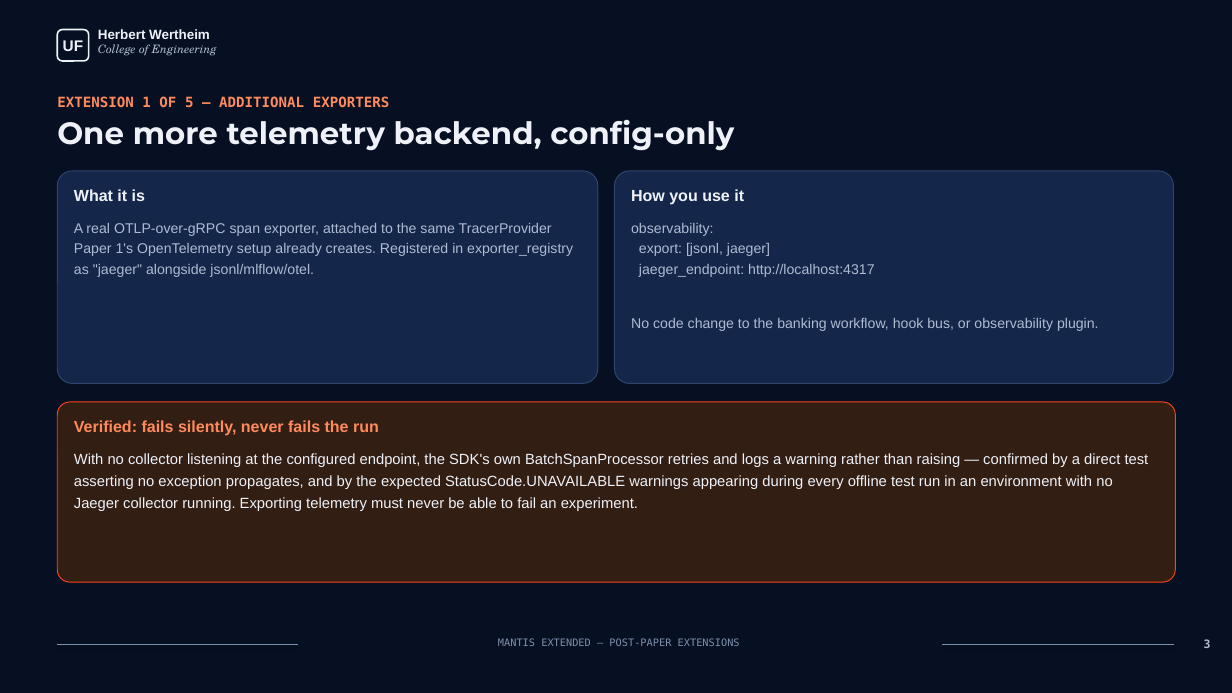
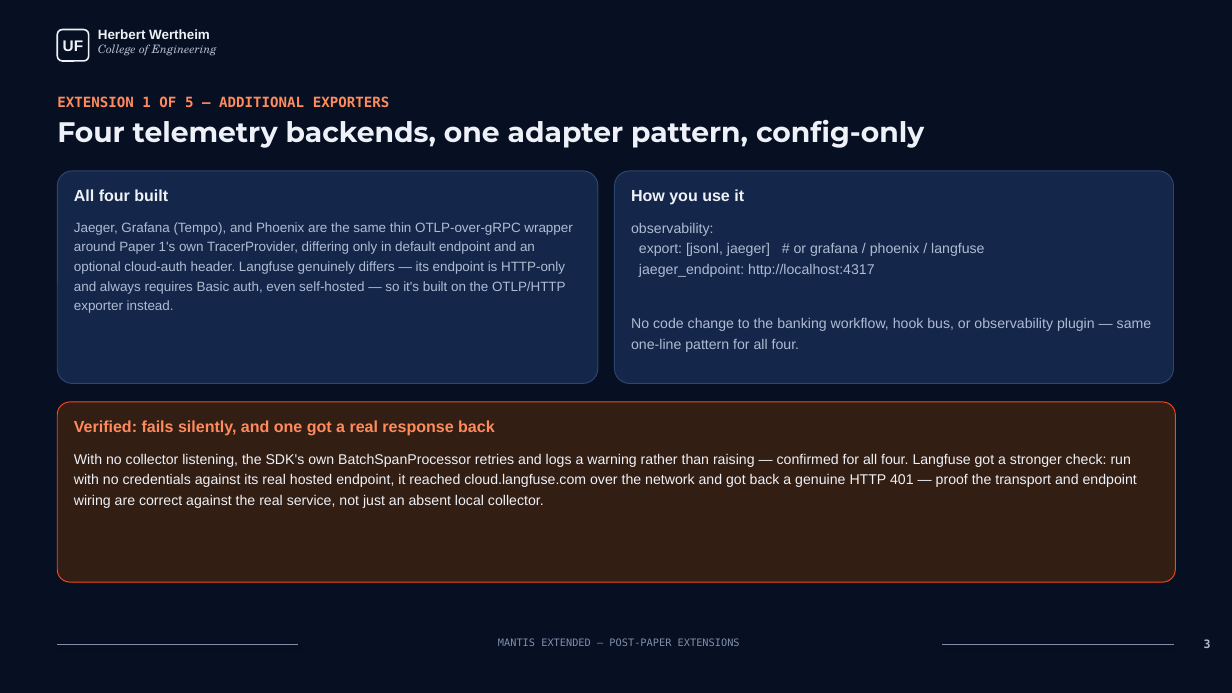
Before and after one commit to smartsystemslab-uf/MANTIS, a slide deck: slide 3 of MANTIS_Demo_Extensions.pptx. Drawn at 1232x693 pixels with LibreOffice and Linux fonts; fonts in the diff are those of the drawing. Boxes give left, top, right and bottom in pixels: in the first picture for what was removed or moved away, otherwise in the second. Text is boxed around its words. In the diff, an @@ line names an element or a change of style, - is before the commit and + after.

```diff
--- a/MANTIS_Demo_Extensions.pptx
+++ b/MANTIS_Demo_Extensions.pptx
@@ text at (x1=57, y1=120, x2=924, y2=148): text changed; size 24 to 22 pt @@
-One more telemetry backend, config-only
+Four telemetry backends, one adapter pattern, config-only
@@ text at (x1=74, y1=189, x2=168, y2=201): text changed @@
-What it is
+All four built
@@ text at (x1=74, y1=222, x2=572, y2=313): text changed; size 11 to 10.5 pt @@
-A real OTLP-over-gRPC span exporter, attached to the same TracerProvider Paper 1's OpenTelemetry setup already creates. Registered in exporter_registry as "jaeger" alongside jsonl/mlflow/otel.
+Jaeger, Grafana (Tempo), and Phoenix are the same thin OTLP-over-gRPC wrapper around Paper 1's own TracerProvider, differing only in default endpoint and an optional cloud-auth header. Langfuse genuinely differs — its endpoint is HTTP-only and always requires Basic auth, even self-hosted — so it's built on the OTLP/HTTP exporter instead.
@@ text at (x1=639, y1=243, x2=984, y2=256): text changed @@
-export: [jsonl, jaeger]
+export: [jsonl, jaeger] # or grafana / phoenix / langfuse
@@ text at (x1=631, y1=318, x2=1152, y2=352): text changed @@
-No code change to the banking workflow, hook bus, or observability plugin.
+No code change to the banking workflow, hook bus, or observability plugin — same one-line pattern for all four.
@@ text at (x1=74, y1=420, x2=495, y2=436): text changed @@
-Verified: fails silently, never fails the run
+Verified: fails silently, and one got a real response back
@@ text at (x1=74, y1=453, x2=1137, y2=508): text changed; size 11.5 to 11 pt @@
-With no collector listening at the configured endpoint, the SDK's own BatchSpanProcessor retries and logs a warning rather than raising — confirmed by a direct test asserting no exception propagates, and by the expected StatusCode.UNAVAILABLE warnings appearing during every offline test run in an environment with no Jaeger collector running. Exporting telemetry must never be able to fail an experiment.
+With no collector listening, the SDK's own BatchSpanProcessor retries and logs a warning rather than raising — confirmed for all four. Langfuse got a stronger check: run with no credentials against its real hosted endpoint, it reached cloud.langfuse.com over the network and got back a genuine HTTP 401 — proof the transport and endpoint wiring are correct against the real service, not just an absent local collector.
```
Also in this commit, not shown: 2 other slides changed, 3 other files.
